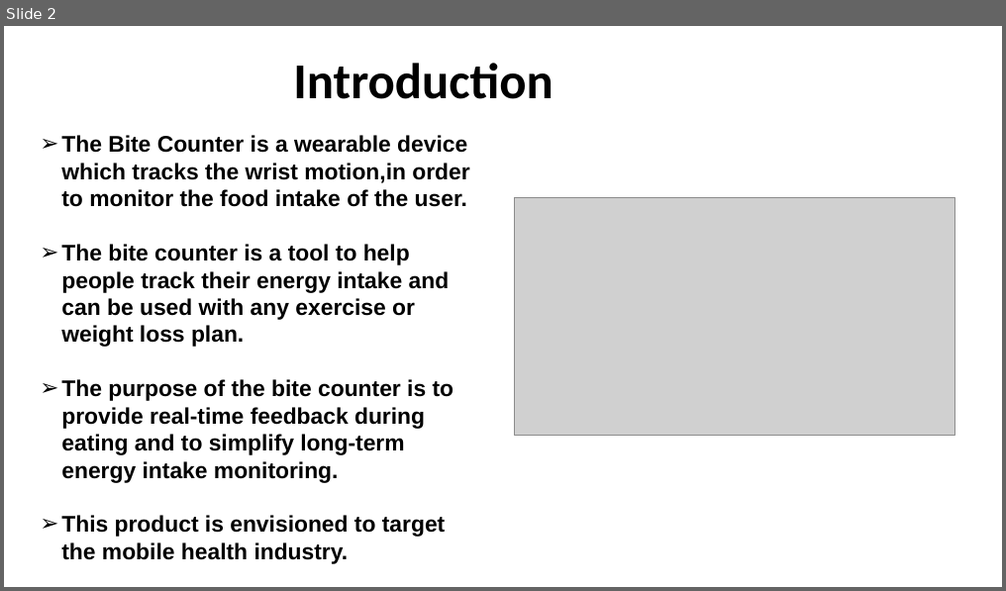
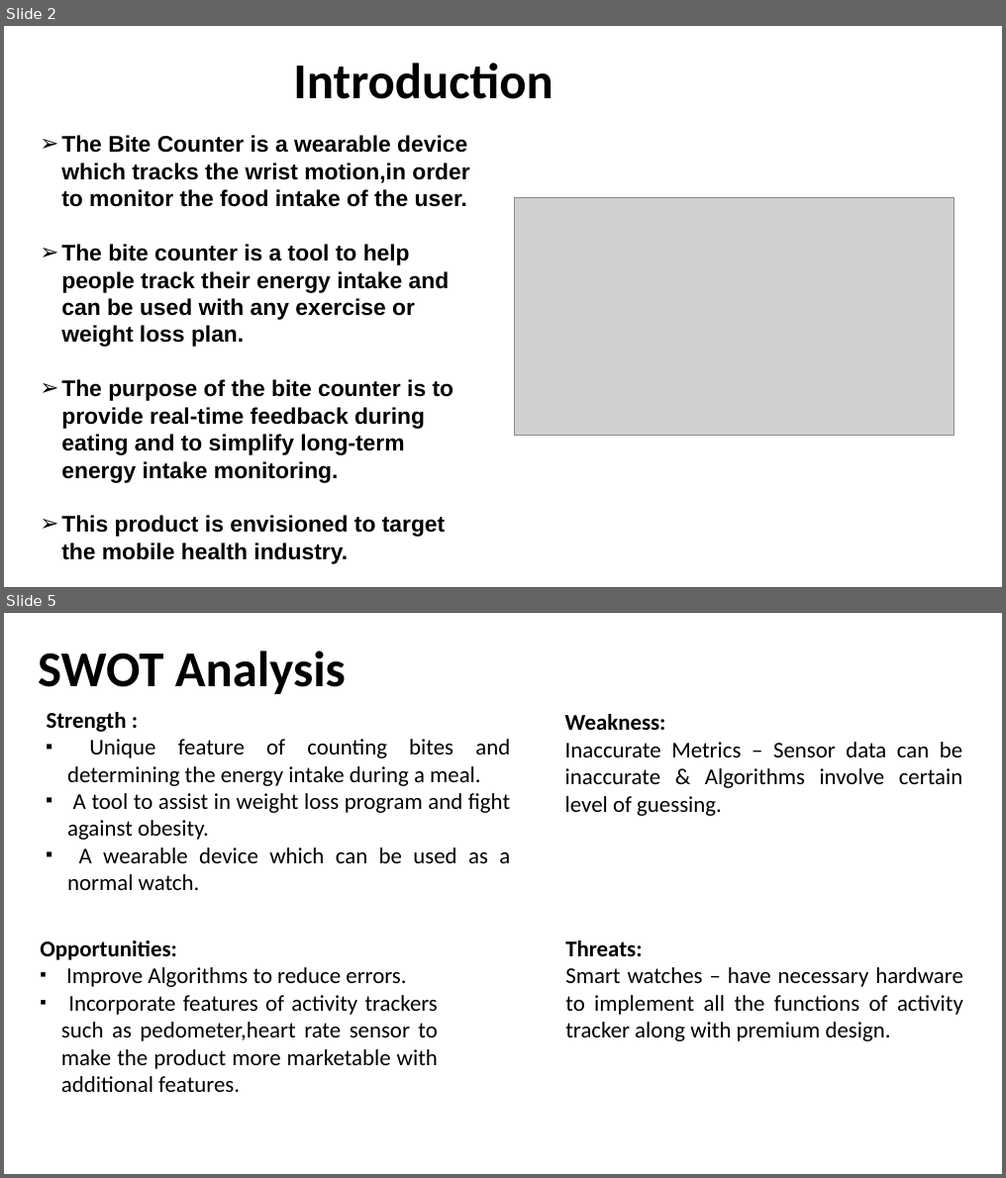
Before and after one commit to shashi-shivaraj/Software_Architecture, a slide deck: Bite_Counter/BiteCounter_Product.pptx. Shown one above the other, each under a label of ours: slide 2 before the commit, slides 2 and 5 after it; the slides between them are not shown. The pictures are 1006x591 and 1006x1178 pixels, drawn with LibreOffice and Linux fonts; fonts in the diff are those of the drawing; grey boxes stand for pictures. Boxes give left, top, right and bottom in pixels: in the first picture for what was removed or moved away, otherwise in the second. Text is boxed around its words. In the diff, an @@ line names an element or a change of style, - is before the commit and + after.

Commit message:
swot analysis added

```diff
--- a/Bite_Counter/BiteCounter_Product.pptx
+++ b/Bite_Counter/BiteCounter_Product.pptx
@@ slide 5 added at <box>4,613,1002,1174</box>, background #FFFFFF @@
@@ text added at <box>38,651,346,694</box>, 40 pt, text #000000, bold @@
+SWOT Analysis
@@ text added at <box>47,712,510,890</box>, 18 pt, text #000000 @@
+Strength :
+■ Unique feature of counting bites and determining the energy intake during a meal.
+■ A tool to assist in weight loss program and fight against obesity.
+■ A wearable device which can be used as a normal watch.
@@ text added at <box>565,714,963,816</box>, 18 pt, text #000000 @@
+Weakness:
+Inaccurate Metrics – Sensor data can be inaccurate & Algorithms involve certain level of guessing.
@@ text added at <box>40,941,438,1092</box>, 18 pt, text #000000 @@
+Opportunities:
+▪ Improve Algorithms to reduce errors.
+▪ Incorporate features of activity trackers such as pedometer,heart rate sensor to make the product more marketable with additional features.
@@ text added at <box>565,941,963,1042</box>, 18 pt, text #000000 @@
+Threats:
+Smart watches – have necessary hardware to implement all the functions of activity tracker along with premium design.
```
